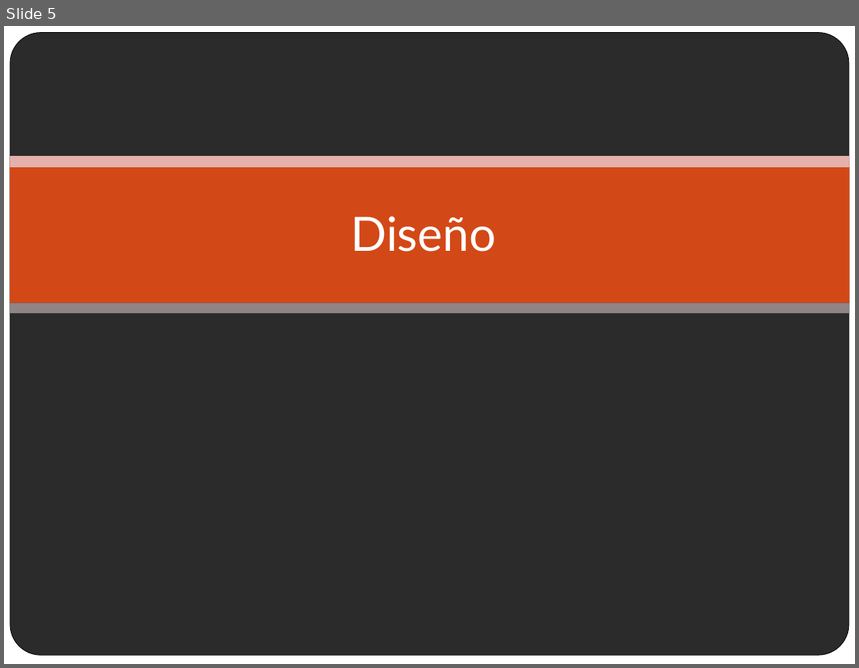
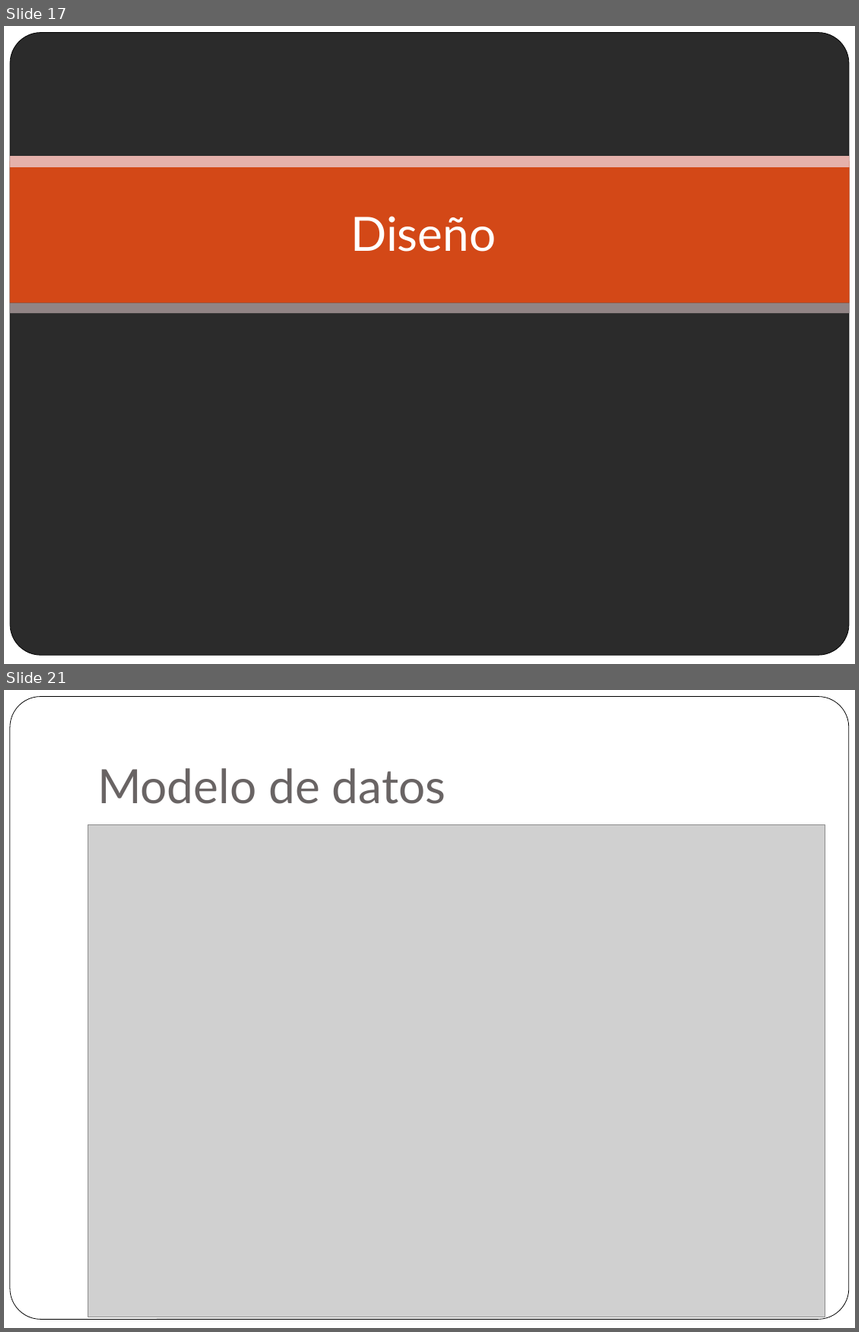
Before and after one commit to paredero/optimizadorga, a slide deck: docs/presentacion.pptx. Shown one above the other, each under a label of ours: slide 5 before the commit, slides 17 and 21 after it; the slides between them are not shown. The pictures are 859x668 and 859x1332 pixels, drawn with LibreOffice and Linux fonts; fonts in the diff are those of the drawing; grey boxes stand for pictures; background and template pictures are left out; a plain dark background stands for a picture behind light text. Boxes give left, top, right and bottom in pixels: in the first picture for what was removed or moved away, otherwise in the second. Text is boxed around its words. In the diff, an @@ line names an element or a change of style, - is before the commit and + after.

```diff
--- a/docs/presentacion.pptx
+++ b/docs/presentacion.pptx
@@ slide 21 added at [4,690,855,1328], background #FFFFFF; not listed: 1 template element that a slide beside it also shows @@
@@ title added at [97,768,446,804], 40 pt, text #696464 @@
+Modelo de datos
@@ picture added at [88,825,825,1317] @@
@@ what was slide 5 is now slide 17 @@
```
Also in this commit, not shown: 24 other slides added, 1 slide removed, 1 other file.
